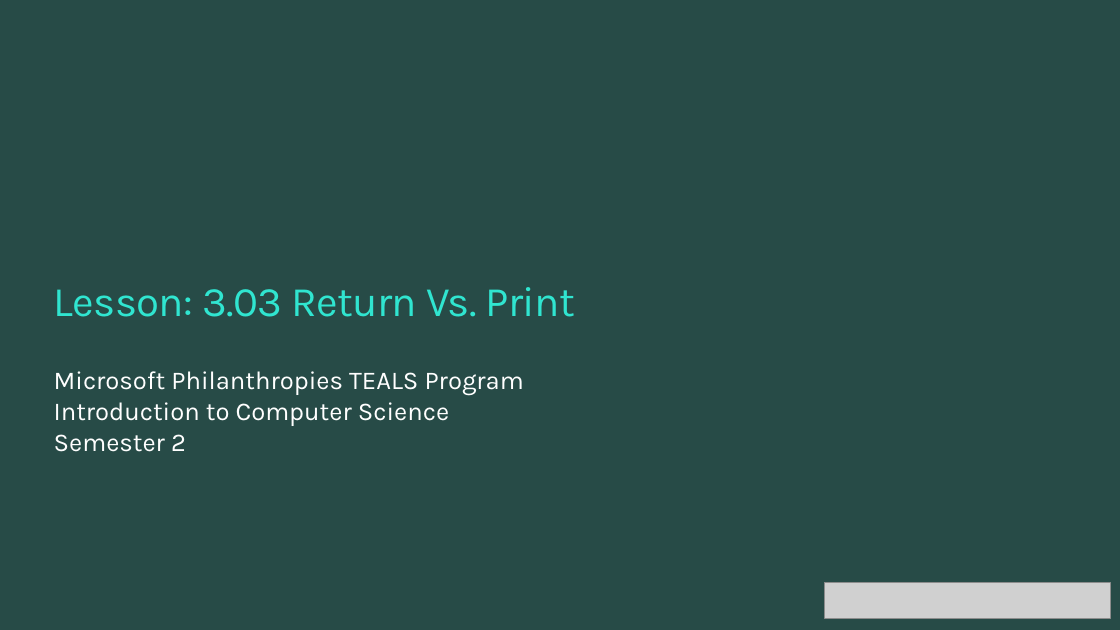
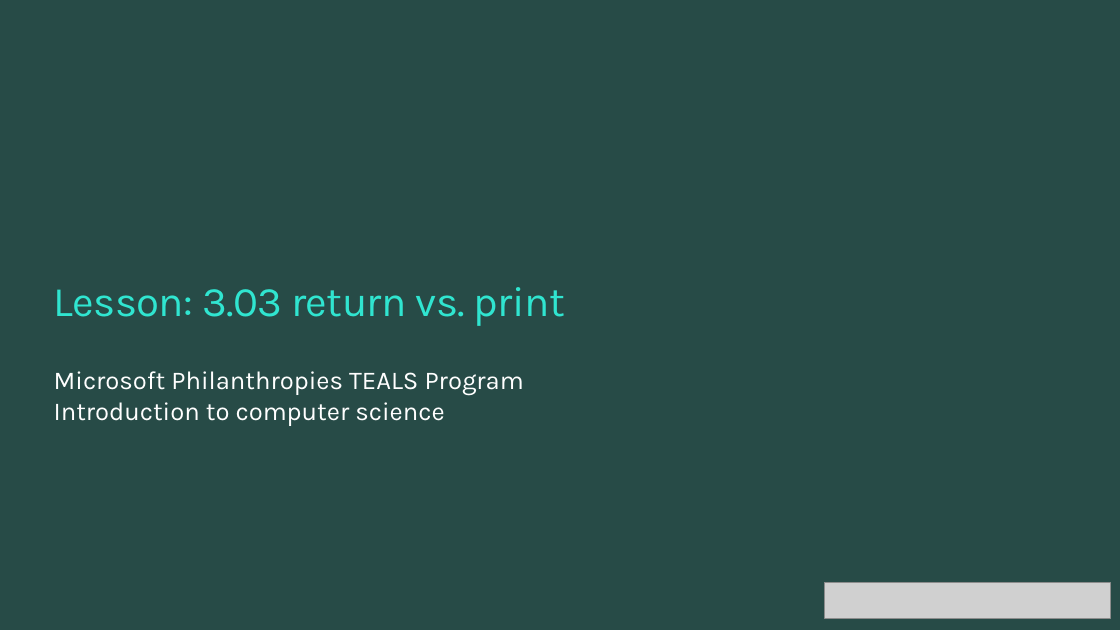
Before and after one commit to TEALSK12/2nd-semester-introduction-to-computer-science, a slide deck: slide 1 of units/3_unit/slidedecks/Intro Python 3.03 TEALS.pptx. Drawn at 1120x630 pixels with LibreOffice and Linux fonts; fonts in the diff are those of the drawing; grey boxes stand for pictures; background and template pictures are left out. Boxes give left, top, right and bottom in pixels: in the first picture for what was removed or moved away, otherwise in the second. Text is boxed around its words. In the diff, an @@ line names an element or a change of style, - is before the commit and + after.

```diff
--- a/units/3_unit/slidedecks/Intro Python 3.03 TEALS.pptx
+++ b/units/3_unit/slidedecks/Intro Python 3.03 TEALS.pptx
@@ title at (x1=54, y1=287, x2=565, y2=326): text changed @@
-Lesson: 3.03 Return Vs. Print
+Lesson: 3.03 return vs. print
@@ text at (x1=54, y1=402, x2=444, y2=426): text changed @@
-Introduction to Computer Science
-Semester 2
+Introduction to computer science
```
Also in this commit, not shown: 15 other slides changed.
